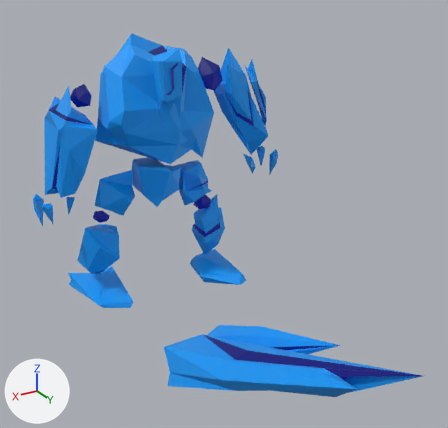
Renders of the Blender file TCG-Framework-Client/models/tcg-framework/all-golems-r0.blend from each side of a commit.
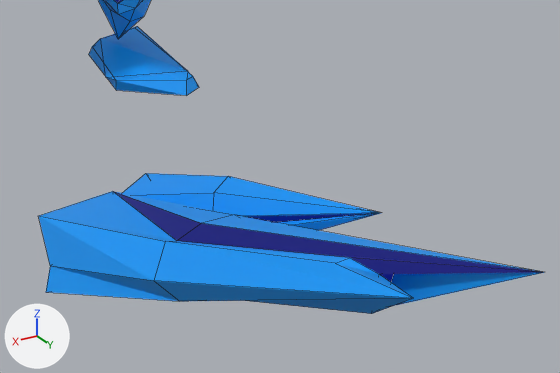
The first picture shows the older version from a 50 mm camera at (2.02, 4.42, 2.7) aimed at (0.05, 1.13, 1.06). The close-ups show both versions on the part from 32% to 97% of the width and 55% to 100% of the height of that picture; other places that the commit changed are outside them. Arrows for +X, +Y and +Z are at lower left; the lights stay in place. The close-ups show mesh edges as thin lines. The same objects are shown in both versions, whatever each file hides.

In view in the first close-up: 'ice-golem'.
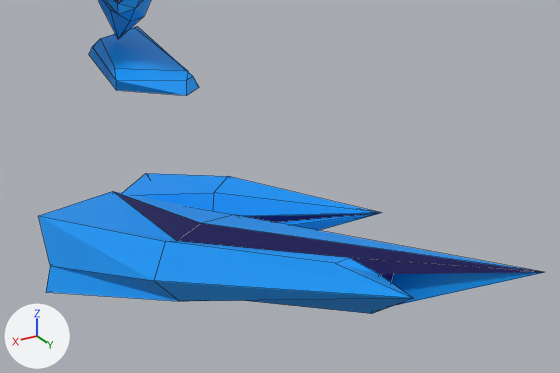
Location of each change, (x1, y1, x2, y2) in pixels of the close-ups (560 x 373 px; the box of a moved part takes in the faces that stretch with it):
part 1 of me_cube_003, moved or reshaped
    both: (92, 28, 188, 80)
part 2 of me_cube_003, surface changed
    both: (115, 0, 536, 282)

Patch to the scene script:
```diff
--- a/TCG-Framework-Client/models/tcg-framework/all-golems-r0.blend.py
+++ b/TCG-Framework-Client/models/tcg-framework/all-golems-r0.blend.py
@@ me_cube_003 @@
 # used by ob_ice_golem; location = (0.0, 0.0, 0.0)
 # verts and faces of me_cube_003; kept vertices keep their numbers, new ones are numbered from 496
 # before: 8 (-0.27, 0.17, 0.04) at pixel (105, 77)
-me_cube_003.from_pydata(...)  # 496 vertices, 542 faces, 5 loose edges; spans x -1.11..0.99, y -0.41..2.98, z -0.33..2.1
+me_cube_003.from_pydata(...)  # 492 vertices, 539 faces, 5 loose edges; spans x -1.11..0.99, y -0.41..2.98, z -0.33..2.1
+# me_cube_003 part 1
+verts[8] = (-0.3, 0.2, 0.1)  # moved, pixel (114, 68)
+# me_cube_003 part 2: 123 kept faces spanning x -1.07..0.87, y -0.38..2.98, z -0.27..1.98 get new texture (UV) coordinates
 me_cube_003.materials.append(mat_material_001)
```
